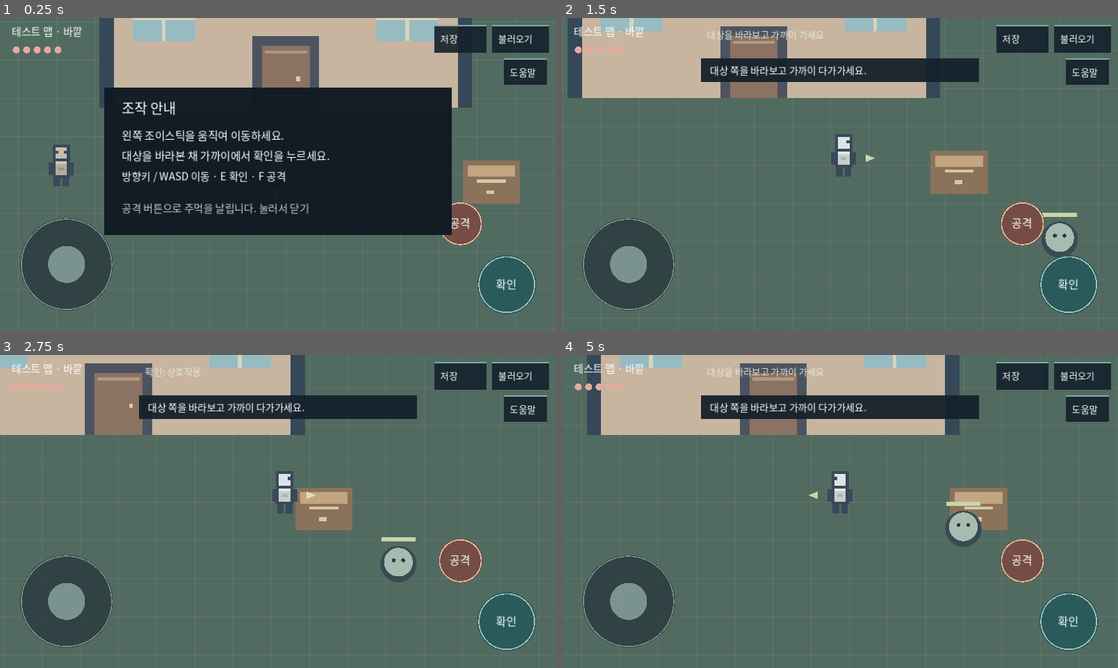
Above: before the commit, frames 1-4 (two rows, left to right).
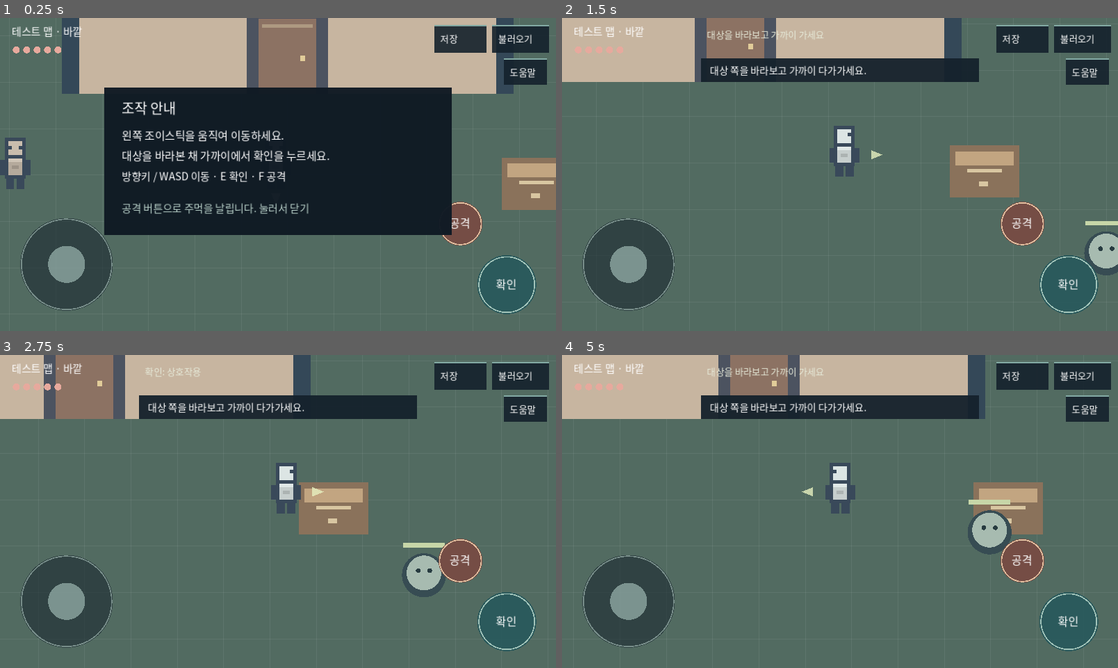
Above: after the commit, the same moments.

Repository: asnt39/-
Game: Godot game, scene res://main.tscn
The game is run twice, just before and just after one commit, with the same random seed, the same clock (stepped at 60 frames per second) and the same inputs.
Inputs (mouse positions are in pixels of both pictures, inside the frame that each line leads up to):
- Up to frame 1 (0.25 s): no input
- Up to frame 2 (1.5 s): tap Enter at 0.5 s; move the mouse to (962, 158) at 0.52 s; hold Right 0.53-1.25 s; tap F at 0.6 s; click (962, 158) at 0.67 s; tap Space at 0.77 s; drag from (728, 190) to (812, 237) at 1.27 s
- Up to frame 3 (2.75 s): move the mouse to (333, 442) at 2.02 s; hold Right from 2.03 s (still down); tap E at 2.1 s; tap F at 2.3 s
- Up to frame 4 (5 s): release Right at 2.75 s; drag from (812, 574) to (673, 464) at 2.77 s; move the mouse to (1006, 558) at 3.52 s; hold Left 3.53-4.25 s; tap 2 at 3.6 s; tap Space at 3.77 s; tap F at 3.8 s; drag from (673, 464) to (756, 433) at 4.27 s

The runs differ from the first frame. In frame 1, 11% of the frame differs, in the area x 0-100%, y 0-62%; in frame 2, 11%; in frame 3, 9.6%; in frame 4, 11%, in the area x 0-87%, y 0-64%.

Commit message:
Add subtle hit shake and zoom camera

Diff:
--- a/main.gd
+++ b/main.gd
@@ -22,7 +22,7 @@
 var notice := ""
 var help_open := true
 var camera := Vector2(480, 270)
-const ZOOM := 1.65
+const ZOOM := 2.0
 var fade := 0.0
 var monster := Vector2(800, 410)
 var monster_hp := 3
@@ -32,6 +32,8 @@
 var enemy_cooldown := 0.0
 var hurt_time := 0.0
 var monster_hurt := 0.0
+var shake_time := 0.0
+var shake_strength := 0.0
 
 func controls() -> Dictionary:
 	return {"attack": Rect2(755, 315, 80, 80), "action": Rect2(820, 405, 110, 110), "save": Rect2(750, 12, 90, 48), "load": Rect2(850, 12, 98, 48), "help": Rect2(870, 70, 75, 45), "yes": Rect2(335, 385, 135, 48), "no": Rect2(490, 385, 135, 48)}
@@ -96,6 +98,7 @@
 	punch_cooldown = maxf(0.0, punch_cooldown - delta)
 	hurt_time = maxf(0.0, hurt_time - delta)
 	monster_hurt = maxf(0.0, monster_hurt - delta)
+	shake_time = maxf(0.0, shake_time - delta)
 	if map_id == "outside" and monster_hp > 0 and dialogue == "" and not help_open:
 		enemy_cooldown = maxf(0.0, enemy_cooldown - delta)
 		var away := player - monster
@@ -104,7 +107,7 @@
 			if can_move(next): monster = next
 		if away.length() < 38 and enemy_cooldown <= 0:
 			health -= 1; enemy_cooldown = 1.6; hurt_time = 0.45
-			haptic(35)
+			haptic(35); shake_time = 0.16; shake_strength = 3.0
 			if health <= 0:
 				health = 5; player = Vector2(470, 330); monster = Vector2(800, 410); monster_hp = 3
 				message("체력을 회복하고 돌아왔습니다.")
@@ -139,7 +142,7 @@
 		var offset := monster - player
 		if offset.length() < 78 and (offset.length() < 14 or facing.dot(offset.normalized()) > 0.35):
 			monster_hp -= 1; monster_hurt = 0.25
-			haptic(20)
+			haptic(20); shake_time = 0.12; shake_strength = 2.0
 			if monster_hp <= 0: message("몬스터를 물리쳤습니다.")
 
 func can_move(pos: Vector2) -> bool:
@@ -244,7 +247,12 @@
 
 func _draw() -> void:
 	var s := Vector2(960, 540)
-	draw_set_transform(s / 2.0 - camera * ZOOM, 0.0, Vector2.ONE * ZOOM)
+	var camera_draw := camera
+	if shake_time > 0.0:
+		var offset := Vector2(sin(shake_time * 100.0), cos(shake_time * 131.0)) * shake_strength * minf(shake_time / 0.08, 1.0)
+		var half := s / (2.0 * ZOOM)
+		camera_draw = (camera + offset).clamp(half, s - half)
+	draw_set_transform(s / 2.0 - camera_draw * ZOOM, 0.0, Vector2.ONE * ZOOM)
 	rect(Rect2(Vector2.ZERO, s), "526b61" if map_id == "outside" else "665e57")
 	for x in range(0, int(s.x), 40): draw_line(Vector2(x, 0), Vector2(x, s.y), Color(1, 1, 1, 0.07))
 	for y in range(0, int(s.y), 40): draw_line(Vector2(0, y), Vector2(s.x, y), Color(1, 1, 1, 0.07))
